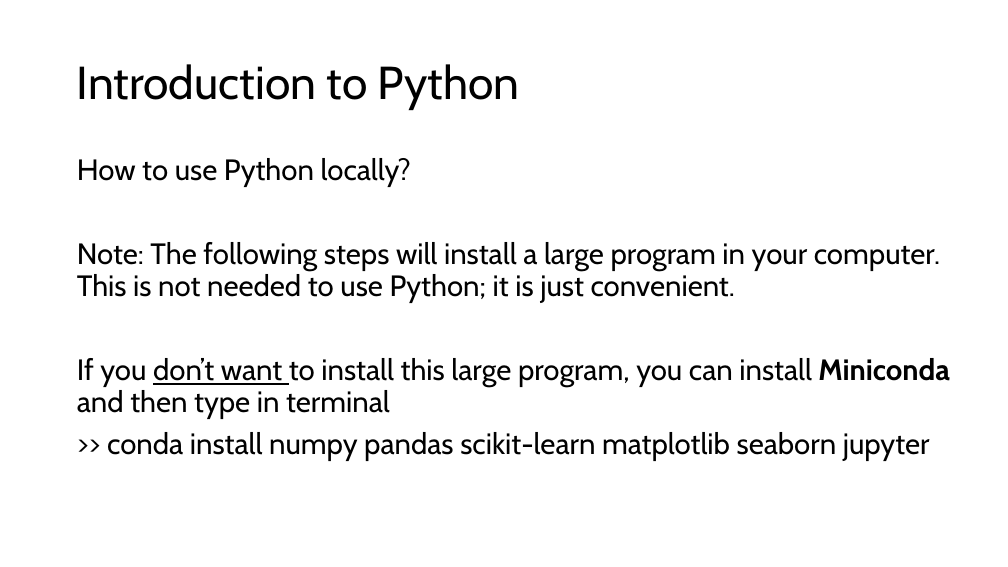
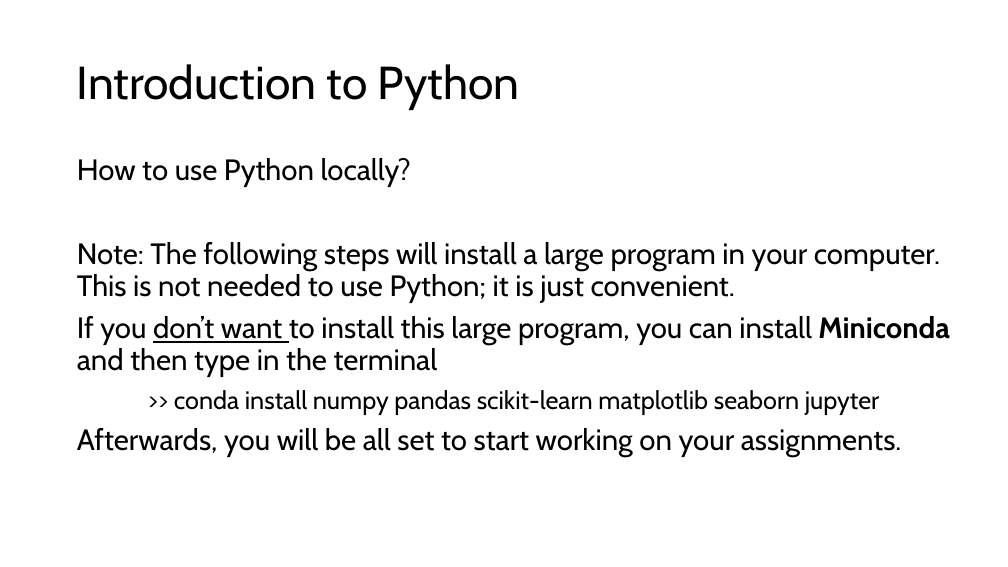
Before and after one commit to dguari1/AIforMovementScience, a slide deck: slide 5 of How to use Python.pptx. Drawn at 1008x567 pixels with LibreOffice and Linux fonts; fonts in the diff are those of the drawing. Boxes give left, top, right and bottom in pixels: in the first picture for what was removed or moved away, otherwise in the second. Text is boxed around its words. In the diff, an @@ line names an element or a change of style, - is before the commit and + after.

```diff
--- a/How to use Python.pptx
+++ b/How to use Python.pptx
@@ text at [77, 316, 950, 377]: text changed @@
-If you don’t want to install this large program, you can install Miniconda and then type in terminal
+If you don’t want to install this large program, you can install Miniconda and then type in the terminal
@@ text at [174, 390, 879, 415]: size 28 to 24 pt in ">> conda install numpy pandas scikit-learn matplotlib ..."; alignment left to centre @@
@@ text at [77, 428, 902, 457]: paragraph added @@
+Afterwards, you will be all set to start working on your assignments.
```
Also in this commit, not shown: 5 other slides changed, 1 slide added, 32 other files.
